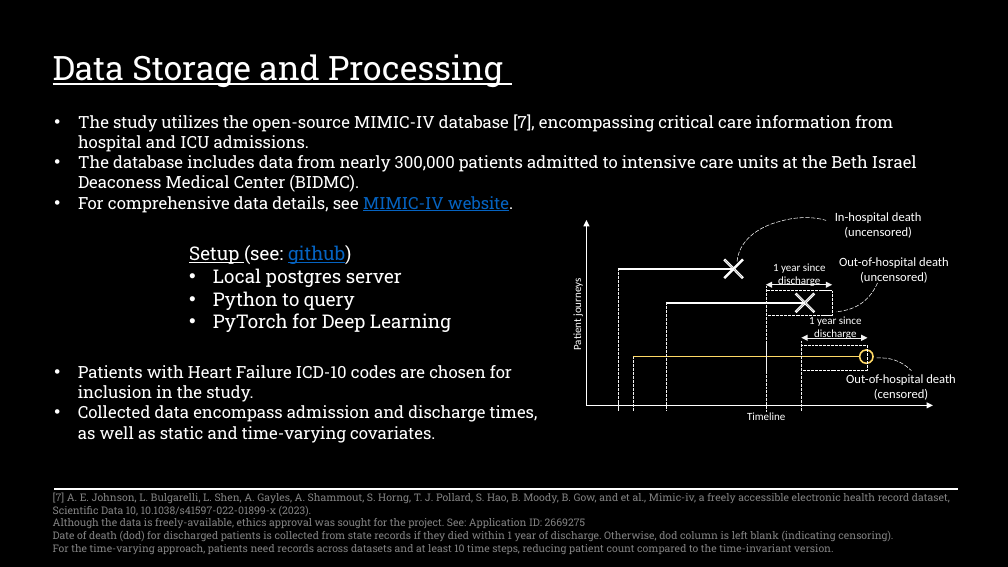
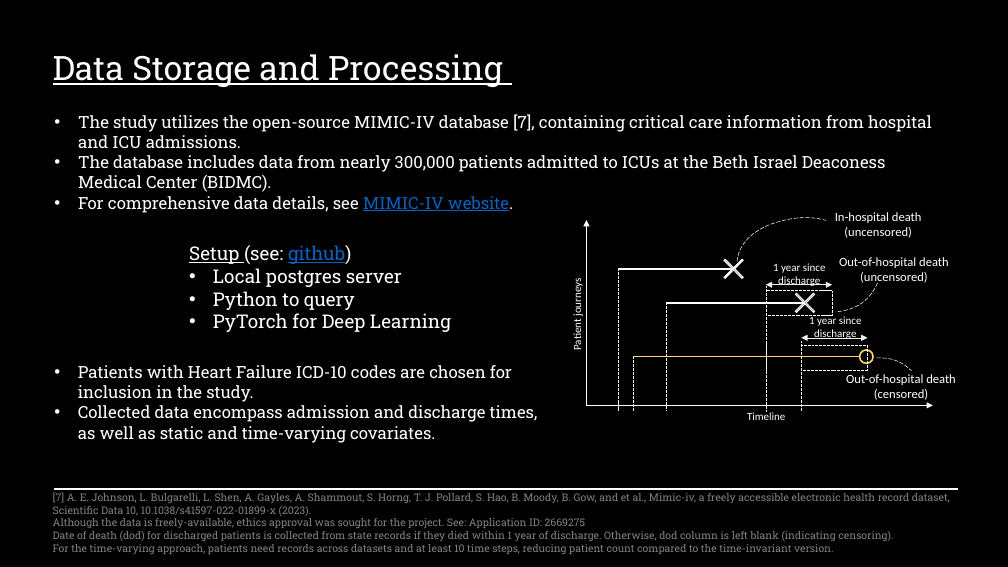
Before and after one commit to sourasen1011/UoE_Research_Project_2023, a slide deck: slide 5 of presentations/powerpoint_presentation/my_presentation.pptx. Drawn at 1008x567 pixels with LibreOffice and Linux fonts; fonts in the diff are those of the drawing. Boxes give left, top, right and bottom in pixels: in the first picture for what was removed or moved away, otherwise in the second. Text is boxed around its words. In the diff, an @@ line names an element or a change of style, - is before the commit and + after.

```diff
--- a/presentations/powerpoint_presentation/my_presentation.pptx
+++ b/presentations/powerpoint_presentation/my_presentation.pptx
@@ text at [78, 114, 932, 192]: text changed @@
-• The study utilizes the open-source MIMIC-IV database [7], encompassing critical care information from hospital and ICU admissions.
-• The database includes data from nearly 300,000 patients admitted to intensive care units at the Beth Israel Deaconess Medical Center (BIDMC).
+• The study utilizes the open-source MIMIC-IV database [7], containing critical care information from hospital and ICU admissions.
+• The database includes data from nearly 300,000 patients admitted to ICUs at the Beth Israel Deaconess Medical Center (BIDMC).
```
Also in this commit, not shown: 9 other slides changed, 1 other file.
